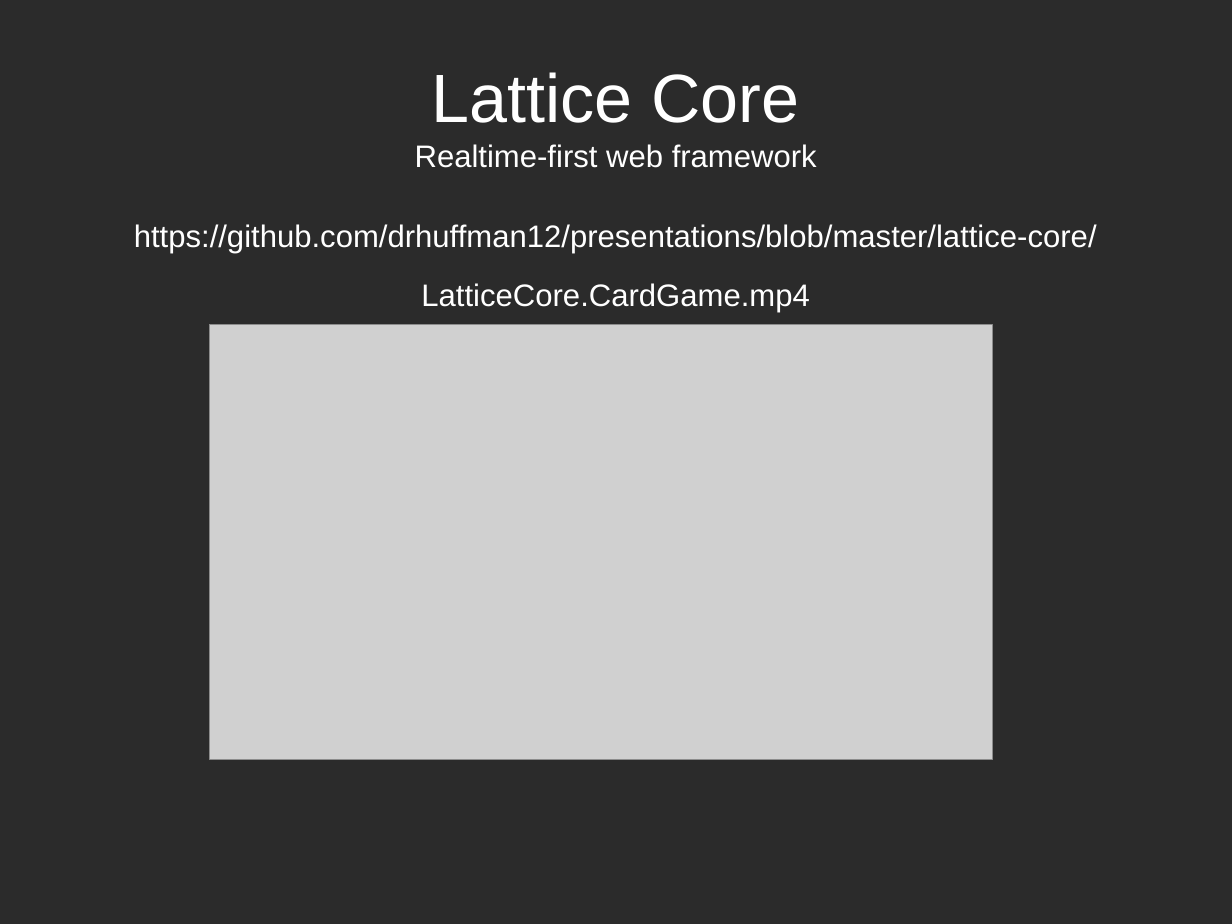
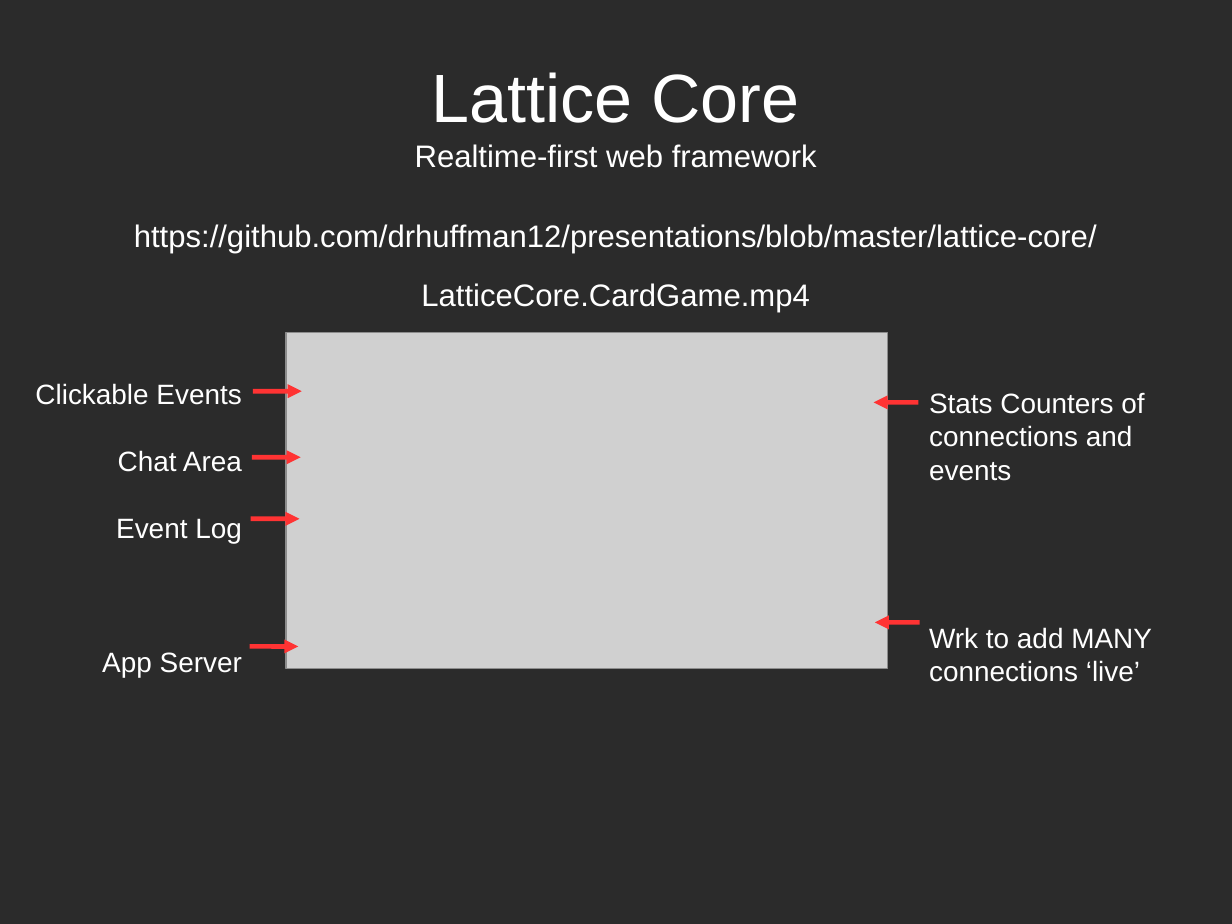
Before and after one commit to drhuffman12/presentations, a slide deck: slide 2 of lattice-core/RealtimeWebapps.LatticeCore.odp. Drawn at 1232x924 pixels with LibreOffice and Linux fonts; fonts in the diff are those of the drawing; grey boxes stand for pictures; background and template pictures are left out; a plain dark background stands for a picture behind light text. Boxes give left, top, right and bottom in pixels: in the first picture for what was removed or moved away, otherwise in the second. Text is boxed around its words. In the diff, an @@ line names an element or a change of style, - is before the commit and + after.

```diff
--- a/lattice-core/RealtimeWebapps.LatticeCore.odp
+++ b/lattice-core/RealtimeWebapps.LatticeCore.odp
@@ picture resized from (x1=210, y1=324, x2=993, y2=760) to (x1=286, y1=333, x2=888, y2=669) @@
@@ text added at (x1=35, y1=383, x2=242, y2=678), 18 pt, text #FFFFFF @@
+Clickable Events
+Chat Area
+Event Log
+App Server
@@ arrow added from (253, 391) to (302, 391), #FF3333 3 pt @@
@@ arrow added from (919, 402) to (874, 402), #FF3333 3 pt @@
@@ text added at (x1=929, y1=393, x2=1152, y2=682), 18 pt, text #FFFFFF @@
+Stats Counters of connections and events
+Wrk to add MANY connections ‘live’
@@ arrow added from (252, 457) to (301, 457), #FF3333 3 pt @@
@@ arrow added from (250, 519) to (300, 519), #FF3333 3 pt @@
@@ arrow added from (920, 623) to (875, 623), #FF3333 3 pt @@
@@ arrow added from (249, 646) to (298, 646), #FF3333 3 pt @@
```
Also in this commit, not shown: 1 other slide changed, 1 other file.
